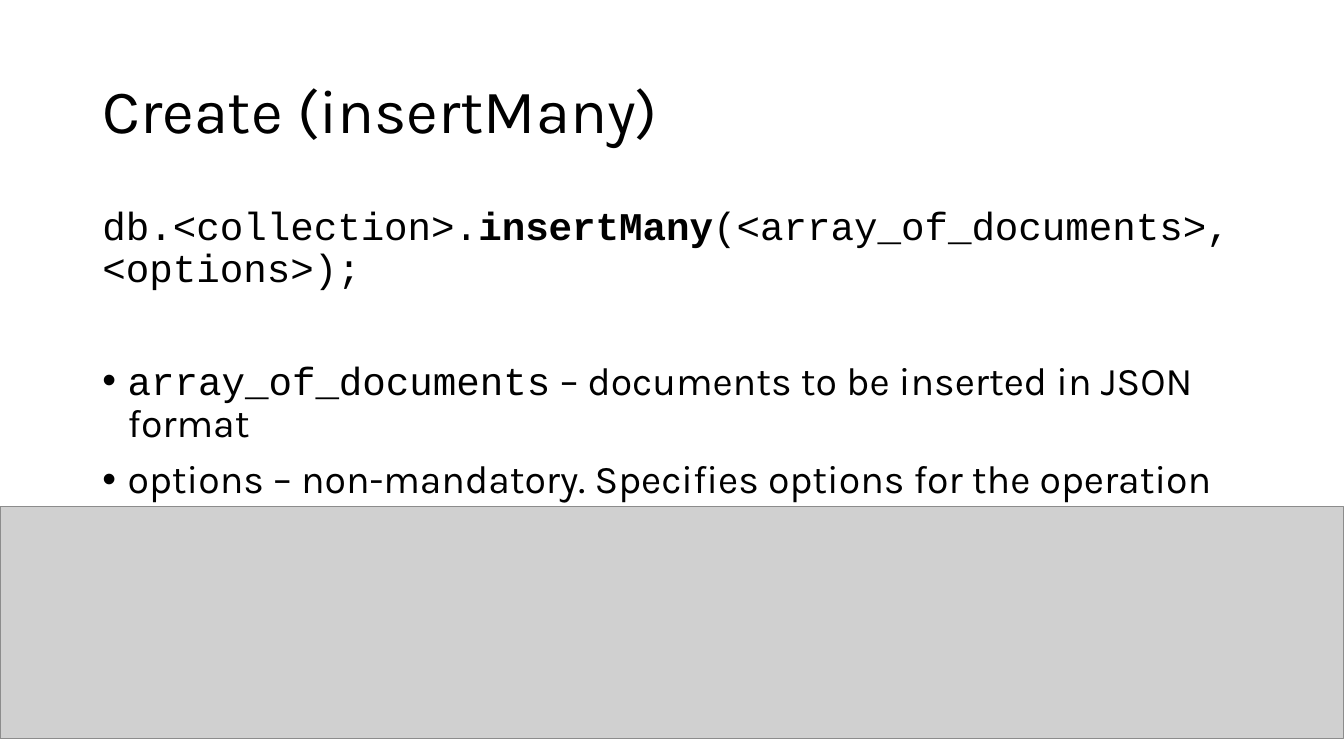
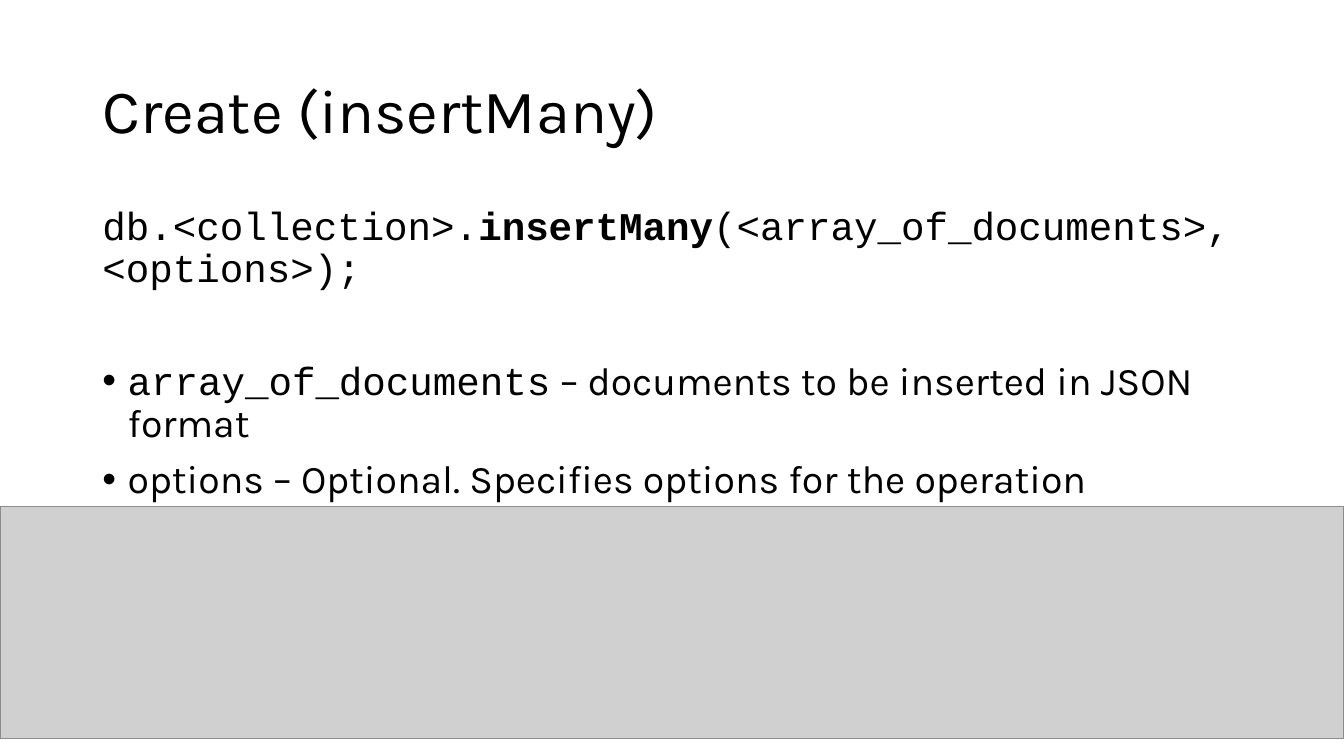
Before and after one commit to bgalabov/mongodb-course, a slide deck: slide 18 of Lab_1_slides_MongoDB Basics.pptx (slide 17 before the commit). Drawn at 1344x756 pixels with LibreOffice and Linux fonts; fonts in the diff are those of the drawing; grey boxes stand for pictures. Boxes give left, top, right and bottom in pixels: in the first picture for what was removed or moved away, otherwise in the second. Text is boxed around its words. In the diff, an @@ line names an element or a change of style, - is before the commit and + after.

```diff
--- a/Lab_1_slides_MongoDB Basics.pptx
+++ b/Lab_1_slides_MongoDB Basics.pptx
@@ text at [128, 466, 1087, 503]: text changed @@
-• options – non-mandatory. Specifies options for the operation
+• options – Optional. Specifies options for the operation
```
Also in this commit, not shown: 4 other slides changed, 2 slides added.
